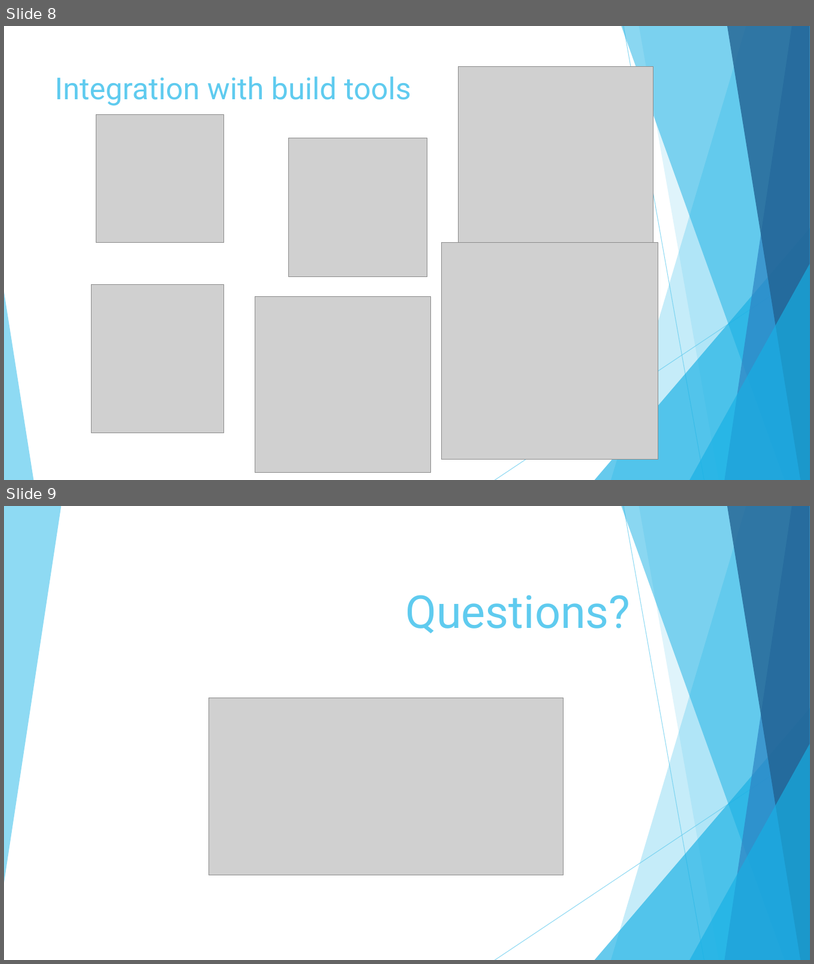
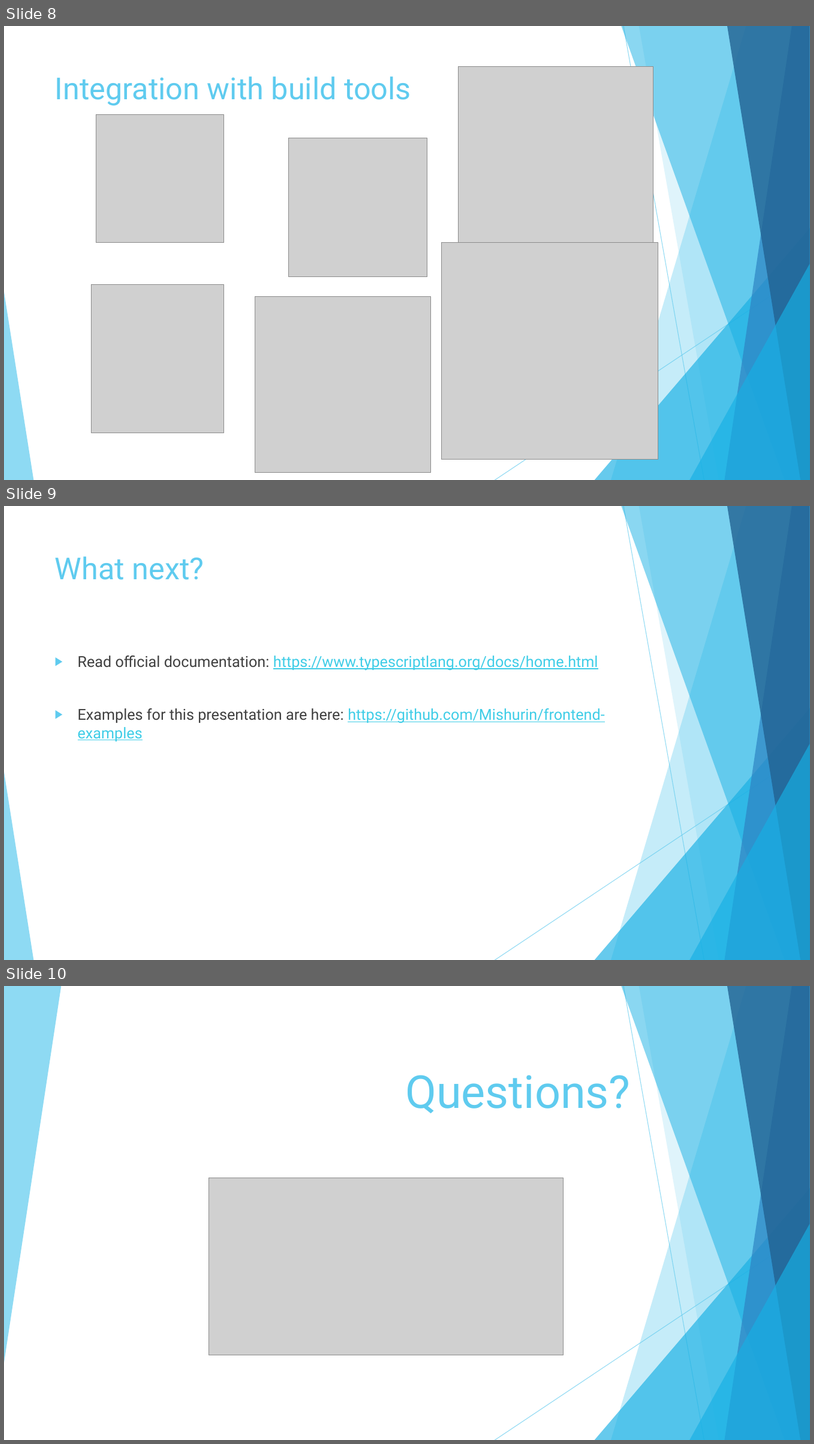
Before and after one commit to Mishurin/frontend-examples, a slide deck: typescript/TypeScript.pptx. Shown one above the other, each under a label of ours: slides 8 and 9 before the commit, slides 8, 9 and 10 after it. The pictures are 814x964 and 814x1444 pixels, drawn with LibreOffice and Linux fonts; fonts in the diff are those of the drawing; grey boxes stand for pictures. Boxes give left, top, right and bottom in pixels: in the first picture for what was removed or moved away, otherwise in the second. Text is boxed around its words. In the diff, an @@ line names an element or a change of style, - is before the commit and + after.

```diff
--- a/typescript/TypeScript.pptx
+++ b/typescript/TypeScript.pptx
@@ slide 9 added at [4,506,810,960], background #FFFFFF; not listed: 10 template elements that a slide beside it also shows @@
@@ title added at [55,556,204,580], 36 pt, text #5FCBEF @@
+What next?
@@ text added at [78,655,605,741], 18 pt, text #3FCDE7, underline @@
+▶ Read official documentation: https://www.typescriptlang.org/docs/home.html
+▶ Examples for this presentation are here: https://github.com/Mishurin/frontend-examples
@@ what was slide 9 is now slide 10 @@
```
Also in this commit, not shown: 13 other files.
